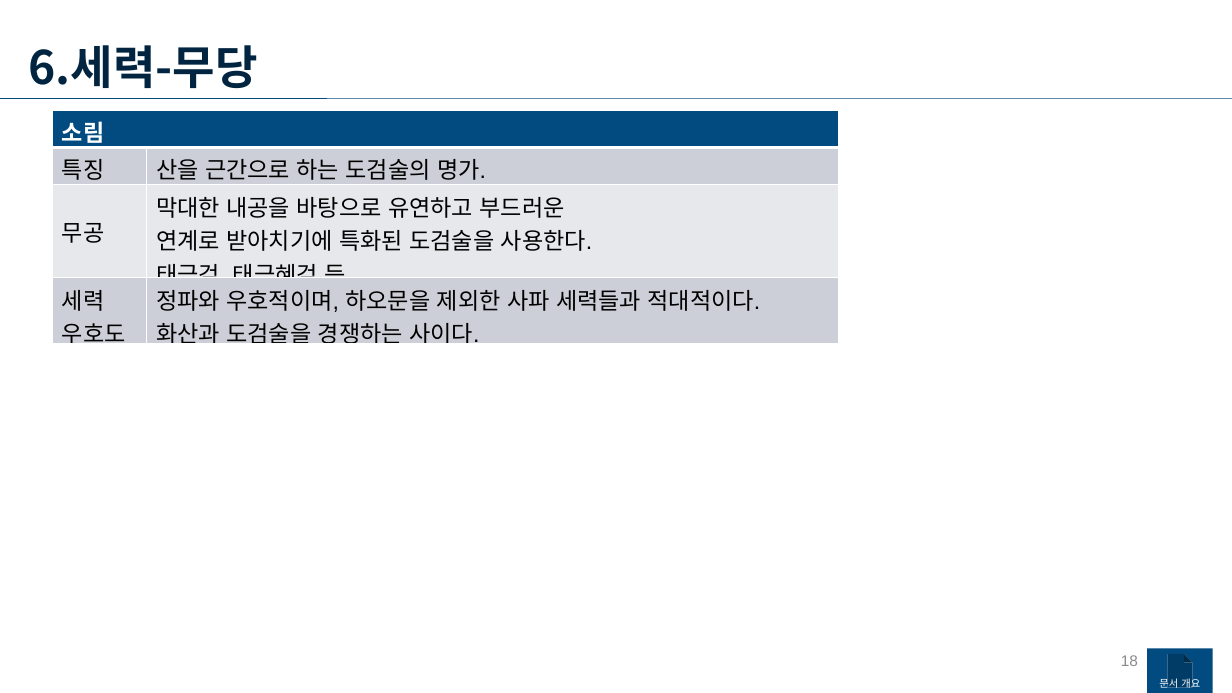
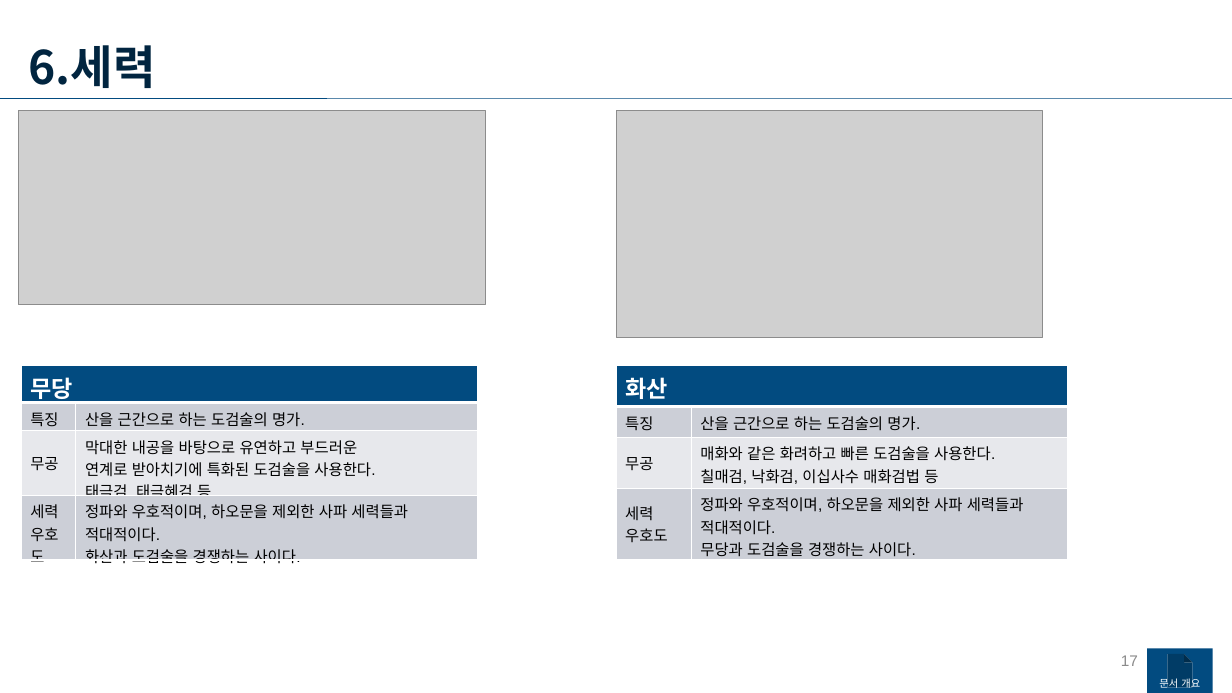
Before and after one commit to yjk0401/unityenginebasic_9th, a slide deck: slide 17 of 기획/메인 기획서.pptx (slide 18 before the commit). Drawn at 1232x693 pixels with LibreOffice and Linux fonts; fonts in the diff are those of the drawing; grey boxes stand for pictures. Boxes give left, top, right and bottom in pixels: in the first picture for what was removed or moved away, otherwise in the second. Text is boxed around its words. In the diff, an @@ line names an element or a change of style, - is before the commit and + after.

```diff
--- a/기획/메인 기획서.pptx
+++ b/기획/메인 기획서.pptx
@@ text at [29,45,156,88]: text changed @@
-6.세력-무당
+6.세력
@@ picture added at [18,111,485,305] @@
@@ picture added at [616,111,1043,338] @@
@@ table at [21,366,478,571] @@
-row 1, column 1: 소림
+row 1, column 1: 무당
-row 4, column 2: 정파와 우호적이며, 하오문을 제외한 사파 세력들과 적대적이다. / 화산과 도검술을 경쟁하는 사이다.
+row 4, column 2: 정파와 우호적이며, 하오문을 제외한 사파 세력들과 / 적대적이다. / 화산과 도검술을 경쟁하는 사이다.
@@ size 18 to 12 pt in "특징", "산을 근간으로 하는 도검술의 명가.", "무공", "막대한 내공을 바탕으로 유연하고 부드러운" and 4 more places @@
@@ table: place and size @@
-table at [53,110,838,352]
+table at [21,366,478,571]
@@ table added at [616,366,1068,564], 4 rows, 2 columns @@
+화산 | 
+특징 | 산을 근간으로 하는 도검술의 명가.
+무공 | 매화와 같은 화려하고 빠른 도검술을 사용한다. / 칠매검, 낙화검, 이십사수 매화검법 등
+세력 / 우호도 | 정파와 우호적이며, 하오문을 제외한 사파 세력들과 / 적대적이다. / 무당과 도검술을 경쟁하는 사이다.
@@ page number at [1121,655,1138,666]: text changed @@
-18
+17
```
Also in this commit, not shown: 11 other slides changed, 3 slides added, 6 slides removed, 14 other files.
